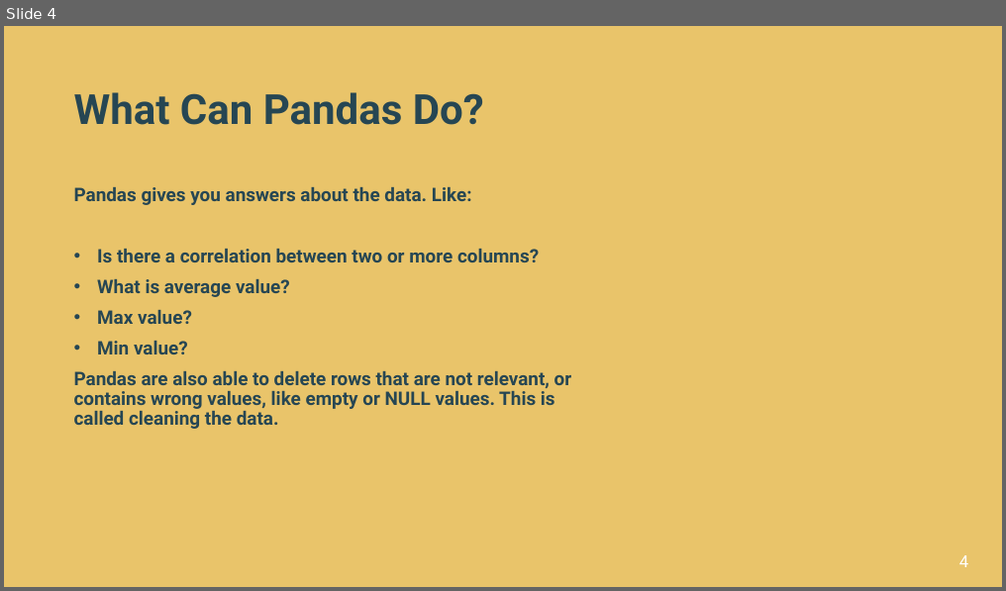
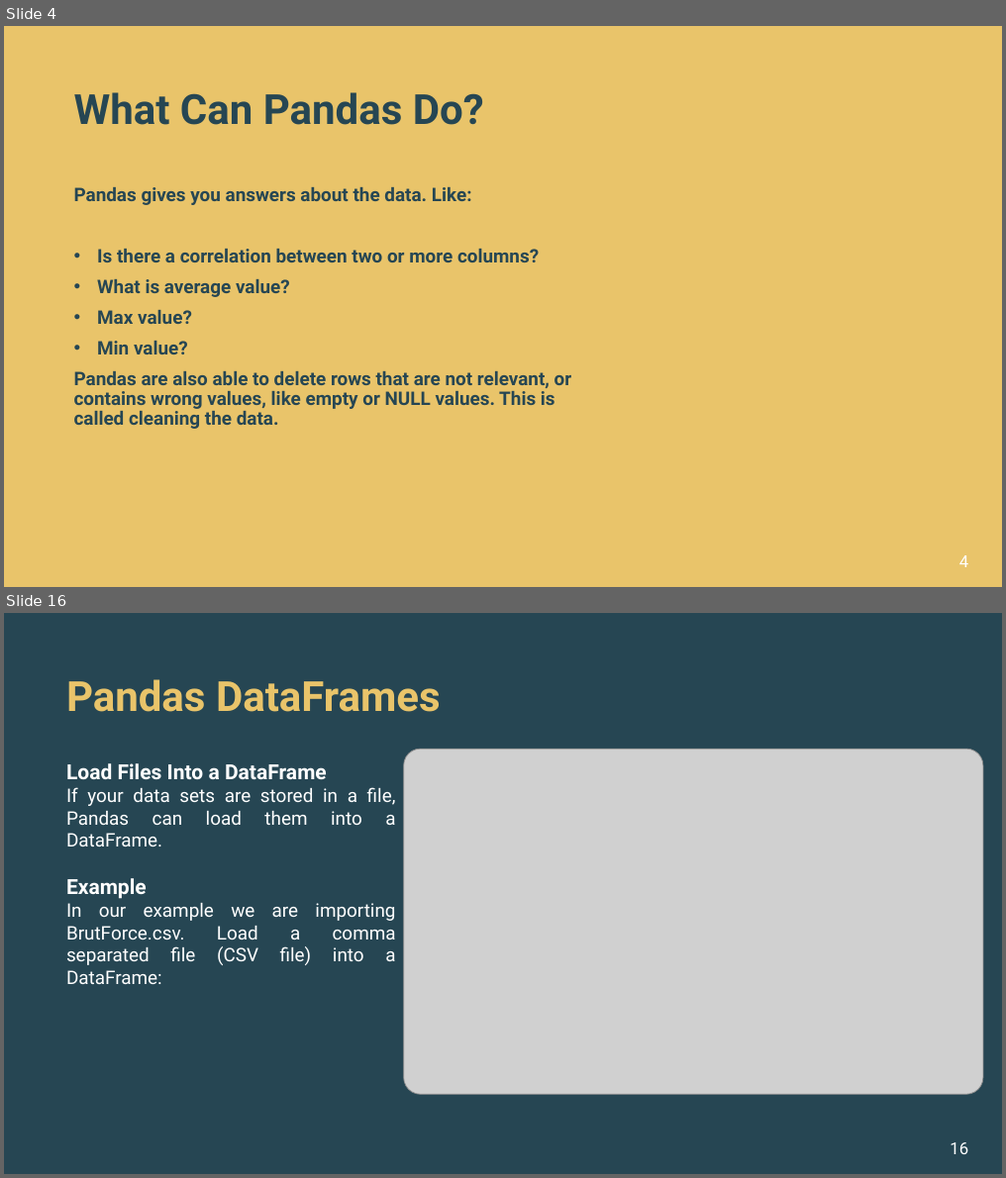
Before and after one commit to alishhde/PandasTutorial, a slide deck: Pandas Tutorials.pptx. Shown one above the other, each under a label of ours: slide 4 before the commit, slides 4 and 16 after it; the slides between them are not shown. The pictures are 1006x591 and 1006x1178 pixels, drawn with LibreOffice and Linux fonts; fonts in the diff are those of the drawing; grey boxes stand for pictures; background and template pictures are left out. Boxes give left, top, right and bottom in pixels: in the first picture for what was removed or moved away, otherwise in the second. Text is boxed around its words. In the diff, an @@ line names an element or a change of style, - is before the commit and + after.

```diff
--- a/Pandas Tutorials.pptx
+++ b/Pandas Tutorials.pptx
@@ slide 16 added at [4, 613, 1002, 1174], background #264653 @@
@@ title added at [66, 679, 441, 712], 40 pt, text #E9C46A, bold @@
+Pandas DataFrames
@@ picture added at [404, 749, 983, 1094] @@
@@ text added at [66, 763, 396, 984], 18 pt, text #FFFFFF @@
+Load Files Into a DataFrame
+If your data sets are stored in a file, Pandas can load them into a DataFrame.
+Example
+In our example we are importing BrutForce.csv. Load a comma separated file (CSV file) into a DataFrame:
@@ page number added at [949, 1143, 968, 1155], 16 pt, text #FFFFFF @@
+16
```
Also in this commit, not shown: 13 slides changed, 34 other slides added, 11 other files.
